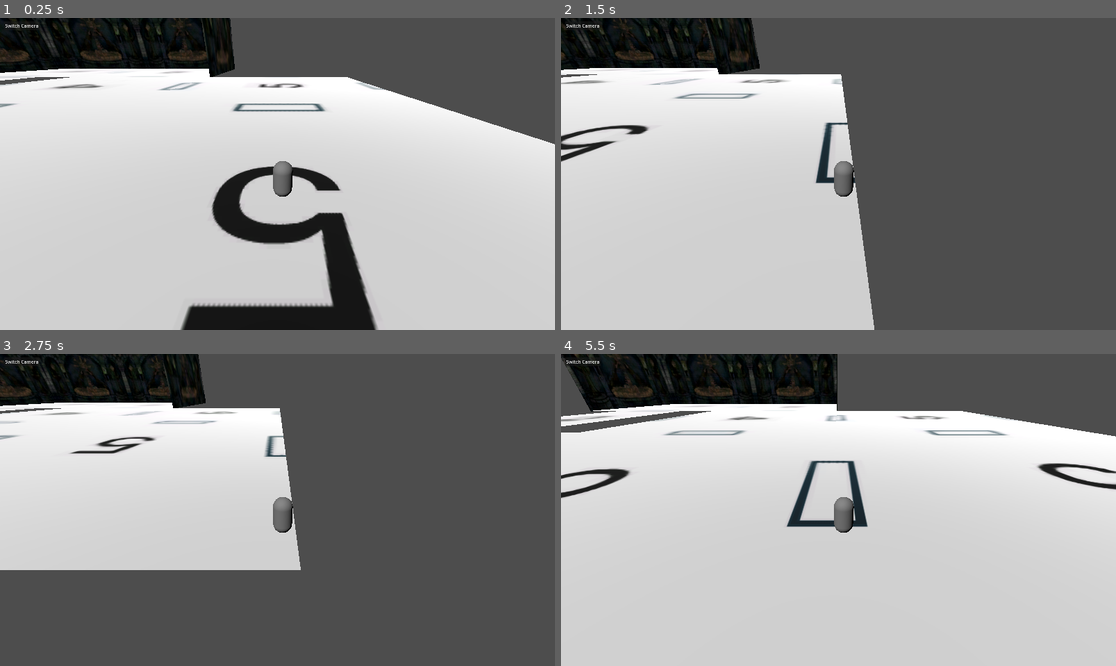
Above: before the commit, frames 1-4 (two rows, left to right).
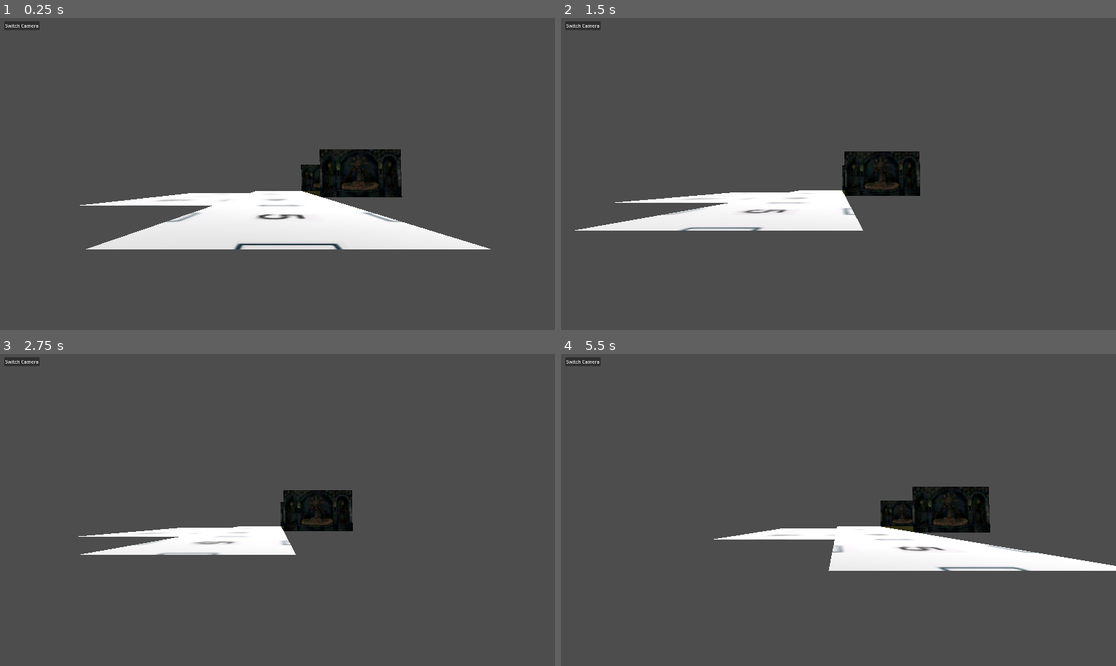
Above: after the commit, the same moments.

Repository: Team-C-623/koven_game
Game: Godot game, scene res://scenes/main3d.tscn
Same seed, same stepped clock (60 frames per second), same inputs: the game is played once before the commit and once after it.
Inputs:
- Up to frame 1 (0.25 s): no input
- Up to frame 2 (1.5 s): tap Enter at 0.5 s; hold D (right) 0.53-1.28 s; hold S (down) from 1.28 s (still down)
- Up to frame 3 (2.75 s): release S (down) at 2.03 s; hold D (right) from 2.03 s (still down)
- Up to frame 4 (5.5 s): tap Space at 2.75 s; release D (right) at 2.78 s; hold W (up) 2.78-3.53 s; hold A (left) 3.53-5.03 s; tap Enter at 5 s; hold S (down) from 5.03 s (still down)

The runs differ from the first frame. In frame 1, 83% of the frame differs, in the area x 0-100%, y 0-100%; in frame 2, 51%; in frame 3, 34%; in frame 4, 88%.

Commit message:
floor addition and room generalization

Diff:
--- a/scenes/main3d.tscn
+++ b/scenes/main3d.tscn
@@ -9,10 +9,10 @@
 script = ExtResource("1_tbt52")
 
 [node name="Player" parent="." instance=ExtResource("2_mjsmv")]
-transform = Transform3D(0.1, 0, 0, 0, 0.1, 0, 0, 0, 0.1, 0, 0.28811, 0)
+transform = Transform3D(0.6, 0, 0, 0, 0.6, 0, 0, 0, 0.6, 0, 0.28811, 0)
 
 [node name="PlayerCam" type="Camera3D" parent="Player"]
-transform = Transform3D(10, 0, 0, 0, 8.62619, 5.05853, 0, -5.05853, 8.62619, -0.270266, 5.53677, 8.90629)
+transform = Transform3D(1.66667, 0, 0, 0, 1.66482, -0.0784813, 0, 0.0784813, 1.66482, -0.270266, 0.638675, 0.0901761)
 current = true
 
 [node name="TopDownCam" type="Camera3D" parent="Player"]
--- a/scenes/player_3d.tscn
+++ b/scenes/player_3d.tscn
@@ -1,6 +1,7 @@
-[gd_scene load_steps=4 format=3 uid="uid://cjjcwfil4vt7w"]
+[gd_scene load_steps=5 format=3 uid="uid://cjjcwfil4vt7w"]
 
 [ext_resource type="Script" path="res://scripts/player.gd" id="1_r5t1a"]
+[ext_resource type="Texture2D" uid="uid://c4thpb1jqtjk7" path="res://assets/character.png" id="2_vept1"]
 
 [sub_resource type="CapsuleMesh" id="CapsuleMesh_l1fuj"]
 
@@ -12,7 +13,13 @@
 script = ExtResource("1_r5t1a")
 
 [node name="MeshInstance3D" type="MeshInstance3D" parent="."]
+visible = false
 mesh = SubResource("CapsuleMesh_l1fuj")
 
 [node name="CollisionShape3D" type="CollisionShape3D" parent="."]
 shape = SubResource("ConvexPolygonShape3D_lyeip")
+
+[node name="Sprite3D" type="Sprite3D" parent="."]
+transform = Transform3D(0.25, 0, 0, 0, 0.21843, 0.121607, 0, -0.121607, 0.21843, 0, 0.466424, 0.618154)
+visible = false
+texture = ExtResource("2_vept1")
--- a/scenes/room1.tscn
+++ b/scenes/room1.tscn
@@ -1,7 +1,7 @@
 [gd_scene load_steps=5 format=3 uid="uid://na8sbq0ipt4w"]
 
-[ext_resource type="Script" path="res://scripts/room1.gd" id="1_whfxc"]
-[ext_resource type="Texture2D" uid="uid://tlq13q1g62t2" path="res://assets/room1newer.PNG" id="2_8i6pc"]
+[ext_resource type="Script" path="res://scripts/Rooms/room1.gd" id="1_whfxc"]
+[ext_resource type="Texture2D" uid="uid://b27ac8hu18orm" path="res://assets/floor.PNG" id="2_u41qk"]
 [ext_resource type="Texture2D" uid="uid://p5as2s81k4op" path="res://assets/wall2.jpg" id="3_peqko"]
 
 [sub_resource type="WorldBoundaryShape3D" id="WorldBoundaryShape3D_vcy58"]
@@ -10,9 +10,9 @@
 script = ExtResource("1_whfxc")
 
 [node name="Sprite3D" type="Sprite3D" parent="."]
+transform = Transform3D(0.833, 0, 0, 0, 0.833, 0, 0, 0, 0.833, 0, 0, 0)
 axis = 1
-shaded = true
-texture = ExtResource("2_8i6pc")
+texture = ExtResource("2_u41qk")
 
 [node name="Area3D" type="Area3D" parent="."]
 visible = false
@@ -39,7 +39,7 @@
 transform = Transform3D(0.1, 0, 0, 0, 0.1, 0, 0, 0, 0.1, 0, 0, 3)
 polygon = PackedVector2Array(30, 0, 30, 19, -30, 19, -30, 0)
 
-[node name="DoorPosU" type="Node3D" parent="."]
+[node name="DoorPosU" type="Marker3D" parent="."]
 transform = Transform3D(1, 0, 0, 0, 1, 0, 0, 0, 1, 0, 0, -3)
 
 [node name="Floor" type="CollisionShape3D" parent="."]
--- a/scenes/room2.tscn
+++ b/scenes/room2.tscn
@@ -1,6 +1,6 @@
 [gd_scene load_steps=4 format=3 uid="uid://c7fg5epxjkipk"]
 
-[ext_resource type="Script" path="res://scripts/room2.gd" id="1_qnv86"]
+[ext_resource type="Script" path="res://scripts/Rooms/room2.gd" id="1_qnv86"]
 [ext_resource type="Texture2D" uid="uid://cy3t5fi4bysoq" path="res://assets/room2newer.png" id="2_8ivkf"]
 
 [sub_resource type="WorldBoundaryShape3D" id="WorldBoundaryShape3D_1yg7t"]
@@ -33,8 +33,8 @@
 transform = Transform3D(0.1, 0, 0, 0, 0.1, 0, 0, 0, 0.1, 0, 0, 3)
 polygon = PackedVector2Array(15, 0, 15, 19, -15, 19, -15, 0, -8, 0, -8, 16, 8, 16, 8, 0)
 
-[node name="DoorPosU" type="Node3D" parent="."]
+[node name="DoorPosU" type="Marker3D" parent="."]
 transform = Transform3D(1, 0, 0, 0, 1, 0, 0, 0, 1, 0, 0, -3)
 
-[node name="DoorPosD" type="Node3D" parent="."]
+[node name="DoorPosD" type="Marker3D" parent="."]
 transform = Transform3D(1, 0, 0, 0, 1, 0, 0, 0, 1, 0, 0, 3)
--- a/scenes/room3.tscn
+++ b/scenes/room3.tscn
@@ -1,7 +1,7 @@
 [gd_scene load_steps=5 format=3 uid="uid://nx3cu52sp4hs"]
 
-[ext_resource type="Script" path="res://scripts/room3.gd" id="1_olwfr"]
-[ext_resource type="Texture2D" uid="uid://dbldsd0l0sgr0" path="res://assets/room3newer.PNG" id="2_uijkg"]
+[ext_resource type="Script" path="res://scripts/Rooms/room3.gd" id="1_olwfr"]
+[ext_resource type="Texture2D" uid="uid://b27ac8hu18orm" path="res://assets/floor.PNG" id="2_la3qx"]
 [ext_resource type="Texture2D" uid="uid://p5as2s81k4op" path="res://assets/wall2.jpg" id="3_7p0rd"]
 
 [sub_resource type="WorldBoundaryShape3D" id="WorldBoundaryShape3D_cgmqh"]
@@ -10,9 +10,9 @@
 script = ExtResource("1_olwfr")
 
 [node name="Sprite3D" type="Sprite3D" parent="."]
+transform = Transform3D(0.833, 0, 0, 0, 0.833, 0, 0, 0, 0.833, 0, 0, 0)
 axis = 1
-shaded = true
-texture = ExtResource("2_uijkg")
+texture = ExtResource("2_la3qx")
 
 [node name="Floor" type="CollisionShape3D" parent="."]
 transform = Transform3D(0.3, 0, 0, 0, 0.3, 0, 0, 0, 0.3, 0, 0, 0)
@@ -34,10 +34,10 @@
 transform = Transform3D(0.1, 0, 0, 0, 0.1, 0, 0, 0, 0.1, 0, 0, 3)
 polygon = PackedVector2Array(30, 0, 30, 19, -30, 19, -30, 0, -8, 0, -8, 17, 8, 17, 8, 0)
 
-[node name="DoorPosL" type="Node3D" parent="."]
+[node name="DoorPosL" type="Marker3D" parent="."]
 transform = Transform3D(1, 0, 0, 0, 1, 0, 0, 0, 1, -3, 0, 0)
 
-[node name="DoorPosD" type="Node3D" parent="."]
+[node name="DoorPosD" type="Marker3D" parent="."]
 transform = Transform3D(1, 0, 0, 0, 1, 0, 0, 0, 1, 0, 0, 3)
 
 [node name="Sprite3D2" type="Sprite3D" parent="."]
--- a/scenes/room4.tscn
+++ b/scenes/room4.tscn
@@ -1,6 +1,6 @@
 [gd_scene load_steps=4 format=3 uid="uid://bbg6frkka47sn"]
 
-[ext_resource type="Script" path="res://scripts/room4.gd" id="1_n08vc"]
+[ext_resource type="Script" path="res://scripts/Rooms/room4.gd" id="1_n08vc"]
 [ext_resource type="Texture2D" uid="uid://ee8n3fake6as" path="res://assets/room4newer.PNG" id="2_k0rwq"]
 
 [sub_resource type="WorldBoundaryShape3D" id="WorldBoundaryShape3D_42x5r"]
@@ -33,11 +33,11 @@
 transform = Transform3D(0.1, 0, 0, 0, 0.1, 0, 0, 0, 0.1, 0, 0, 3)
 polygon = PackedVector2Array(30, 0, 30, 19, -30, 19, -30, 0, -8, 0, -8, 16, 8, 16, 8, 0)
 
-[node name="DoorPosU" type="Node3D" parent="."]
+[node name="DoorPosU" type="Marker3D" parent="."]
 transform = Transform3D(1, 0, 0, 0, 1, 0, 0, 0, 1, 0, 0, -3)
 
-[node name="DoorPosD" type="Node3D" parent="."]
+[node name="DoorPosD" type="Marker3D" parent="."]
 transform = Transform3D(1, 0, 0, 0, 1, 0, 0, 0, 1, 0, 0, 3)
 
-[node name="DoorPosR" type="Node3D" parent="."]
+[node name="DoorPosR" type="Marker3D" parent="."]
 transform = Transform3D(1, 0, 0, 0, 1, 0, 0, 0, 1, 3, 0, 0)
--- a/scenes/room5.tscn
+++ b/scenes/room5.tscn
@@ -1,6 +1,6 @@
 [gd_scene load_steps=4 format=3 uid="uid://cieu5rfqhyfnd"]
 
-[ext_resource type="Script" path="res://scripts/room5.gd" id="1_gn8j5"]
+[ext_resource type="Script" path="res://scripts/Rooms/room5.gd" id="1_gn8j5"]
 [ext_resource type="Texture2D" uid="uid://dj3ahi804idrc" path="res://assets/room5newer.PNG" id="2_ous34"]
 
 [sub_resource type="WorldBoundaryShape3D" id="WorldBoundaryShape3D_g50og"]
@@ -33,14 +33,14 @@
 transform = Transform3D(0.1, 0, 0, 0, 0.1, 0, 0, 0, 0.1, 0, 0, 3)
 polygon = PackedVector2Array(30, 0, 30, 19, -30, 19, -30, 0, -8, 0, -8, 16, 8, 16, 8, 0)
 
-[node name="DoorPosL" type="Node3D" parent="."]
+[node name="DoorPosL" type="Marker3D" parent="."]
 transform = Transform3D(1, 0, 0, 0, 1, 0, 0, 0, 1, -3, 0, 0)
 
-[node name="DoorPosD" type="Node3D" parent="."]
+[node name="DoorPosD" type="Marker3D" parent="."]
 transform = Transform3D(1, 0, 0, 0, 1, 0, 0, 0, 1, 0, 0, 3)
 
-[node name="DoorPosR" type="Node3D" parent="."]
+[node name="DoorPosR" type="Marker3D" parent="."]
 transform = Transform3D(1, 0, 0, 0, 1, 0, 0, 0, 1, 3, 0, 0)
 
-[node name="DoorPosU" type="Node3D" parent="."]
+[node name="DoorPosU" type="Marker3D" parent="."]
 transform = Transform3D(1, 0, 0, 0, 1, 0, 0, 0, 1, 0, 0, -3)
--- /dev/null
+++ b/scripts/Rooms/Room.gd
@@ -0,0 +1,11 @@
+class_name Room extends StaticBody3D
+
+@export var room_rotation = 0
+@export var door_dict = {}
+@export var room_type: int
+
+func _ready():
+	room_rotation = 0
+	for child in self.get_children():
+		if child.is_class("Marker3D"):
+			door_dict[child.name] = 0
--- /dev/null
+++ b/scripts/Rooms/room1.gd
@@ -0,0 +1,9 @@
+extends StaticBody3D
+
+@export var room_rotation = 0
+@export var door_dict = {}
+
+func _ready():
+	for child in self.get_children():
+		if child.is_class("Marker3D"):
+			door_dict[child.name] = 0
--- /dev/null
+++ b/scripts/Rooms/room2.gd
@@ -0,0 +1,9 @@
+extends StaticBody3D
+
+@export var room_rotation = 0
+@export var door_dict = {}
+
+func _ready():
+	for child in self.get_children():
+		if child.is_class("Marker3D"):
+			door_dict[child.name] = 0
--- /dev/null
+++ b/scripts/Rooms/room3.gd
@@ -0,0 +1,9 @@
+extends StaticBody3D
+
+@export var room_rotation = 0
+@export var door_dict = {}
+
+func _ready():
+	for child in self.get_children():
+		if child.is_class("Marker3D"):
+			door_dict[child.name] = 0
--- /dev/null
+++ b/scripts/Rooms/room4.gd
@@ -0,0 +1,9 @@
+extends StaticBody3D
+
+@export var room_rotation = 0
+@export var door_dict = {}
+
+func _ready():
+	for child in self.get_children():
+		if child.is_class("Marker3D"):
+			door_dict[child.name] = 0
--- /dev/null
+++ b/scripts/Rooms/room5.gd
@@ -0,0 +1,9 @@
+extends StaticBody3D
+
+@export var room_rotation = 0
+@export var door_dict = {}
+
+func _ready():
+	for child in self.get_children():
+		if child.is_class("Marker3D"):
+			door_dict[child.name] = 0
--- a/scripts/room1.gd
+++ /dev/null
@@ -1,4 +0,0 @@
-extends StaticBody3D
-
-@export var room_rotation = 0
-@export var door_dict = {"DoorPosU": 0}
--- a/scripts/room2.gd
+++ /dev/null
@@ -1,4 +0,0 @@
-extends StaticBody3D
-
-@export var room_rotation = 0
-@export var door_dict = {"DoorPosU": 0, "DoorPosD": 0}
--- a/scripts/room3.gd
+++ /dev/null
@@ -1,4 +0,0 @@
-extends StaticBody3D
-
-@export var room_rotation = 0
-@export var door_dict = {"DoorPosD": 0, "DoorPosL": 0}
--- a/scripts/room4.gd
+++ /dev/null
@@ -1,4 +0,0 @@
-extends StaticBody3D
-
-@export var room_rotation = 0
-@export var door_dict = {"DoorPosU": 0, "DoorPosD": 0, "DoorPosR": 0}
--- a/scripts/room5.gd
+++ /dev/null
@@ -1,4 +0,0 @@
-extends StaticBody3D
-
-@export var room_rotation = 0
-@export var door_dict = {"DoorPosU": 0, "DoorPosD": 0, "DoorPosL": 0, "DoorPosR": 0}
Binary file added: assets/character.png
Not shown, added: assets/character.png.import
Binary file added: assets/floor.PNG
Not shown, added: assets/floor.PNG.import
